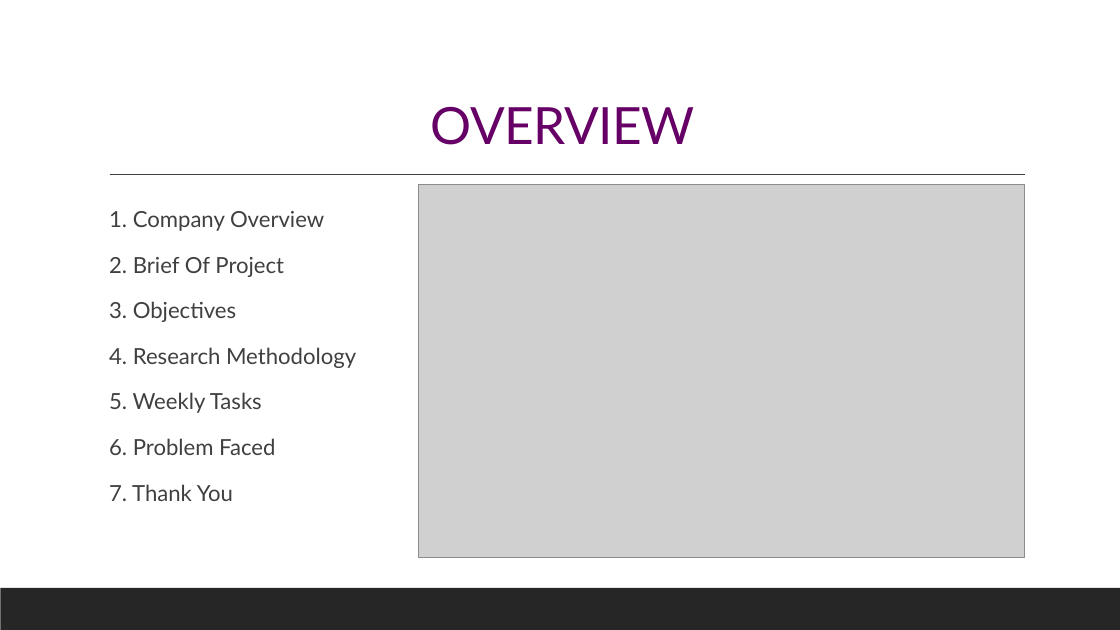
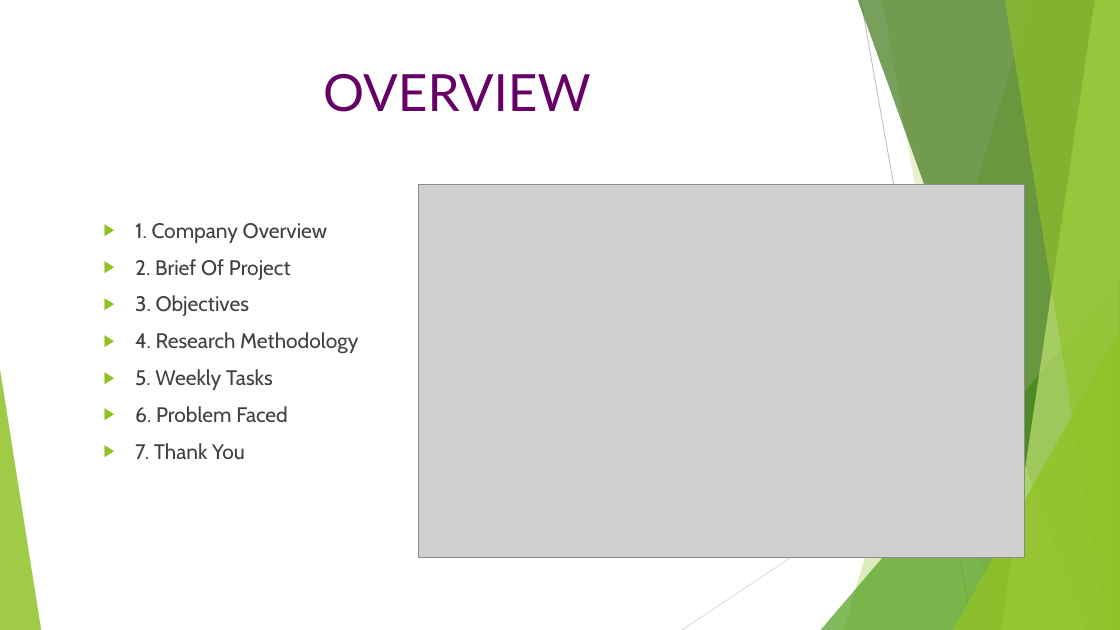
Before and after one commit to arjunrajput4638/ASHU, a slide deck: slide 2 of MB050_SAKSHI.pptx. Drawn at 1120x630 pixels with LibreOffice and Linux fonts; fonts in the diff are those of the drawing; grey boxes stand for pictures. Boxes give left, top, right and bottom in pixels: in the first picture for what was removed or moved away, otherwise in the second. Text is boxed around its words. In the diff, an @@ line names an element or a change of style, - is before the commit and + after.

```diff
--- a/MB050_SAKSHI.pptx
+++ b/MB050_SAKSHI.pptx
@@ title "OVERVIEW": place and size @@
-title "OVERVIEW" at <box>431,106,695,145</box>
+title "OVERVIEW" at <box>323,73,591,112</box>
@@ title "OVERVIEW" at <box>323,73,591,112</box>: letter spacing -0.5 to 0 pt; line spacing 0.9 to 1; vertical alignment bottom to top @@
@@ line removed from (110, 175) to (1026, 175) @@
@@ text "1. Company Overview": place and size @@
-text "1. Company Overview" at <box>109,211,356,501</box>
+text "1. Company Overview" at <box>135,223,358,459</box>
@@ text "1. Company Overview" at <box>135,223,358,459</box>: size 19 to 18 pt, font Lato to Cabin; bullet   to ▶; line spacing 1.1 to 1; less space between paragraphs; bullet colour #9BA8B7 to #90C226 @@
@@ group added at <box>0,0,1120,630</box>: 5 freeform shapes, 3 triangles, 2 lines @@
@@ rectangle removed at <box>0,588,1120,630</box> @@
```
Also in this commit, not shown: 12 other slides changed, 1 slide added, 1 slide removed.
